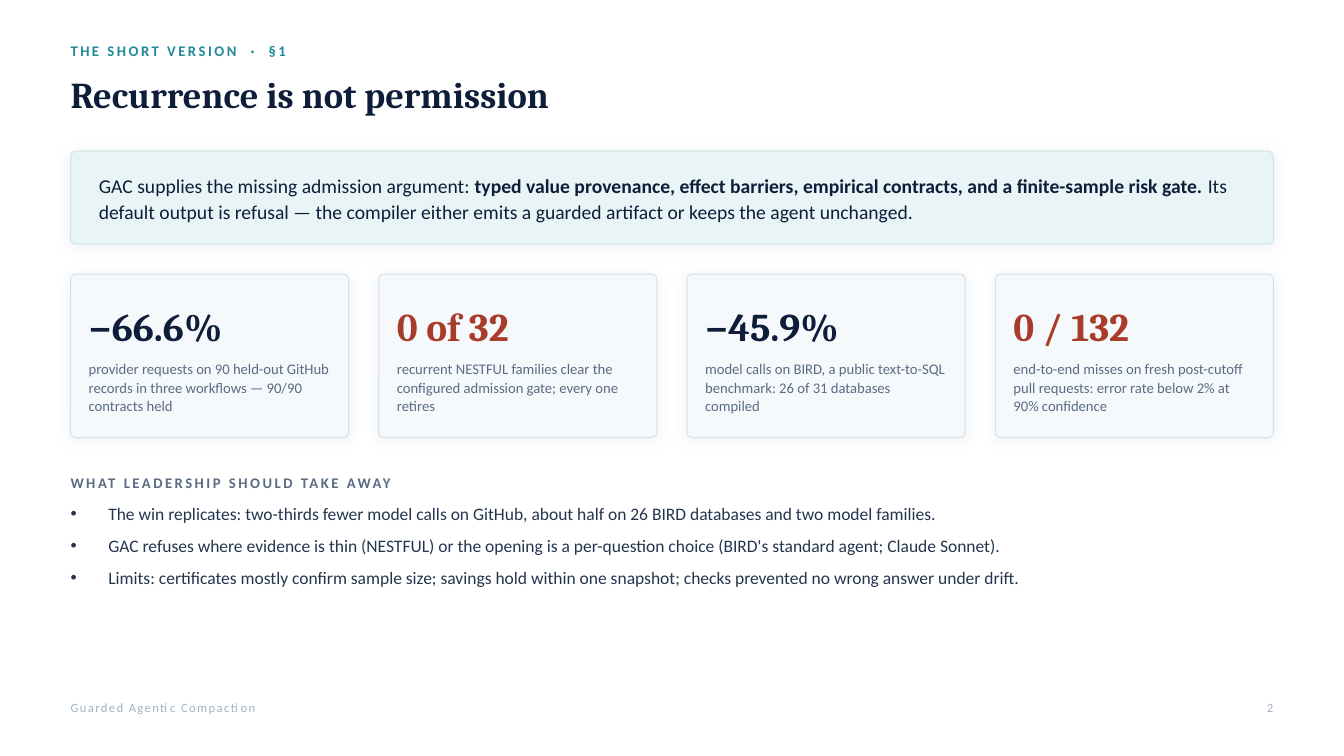
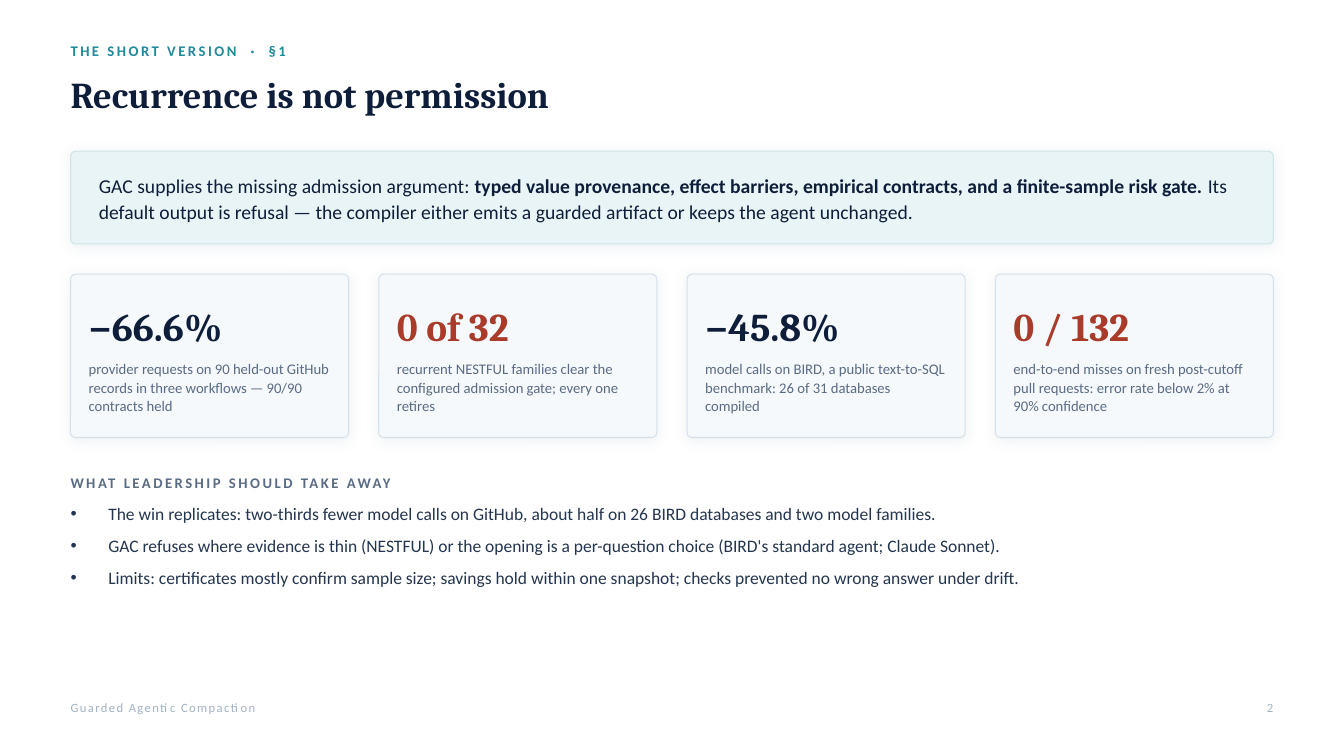
Before and after one commit to rrahimi-uci/guarded-agentic-compaction, a slide deck: slide 2 of paper/slides/compiling-recurrent-agent-workflows-into-guarded-programs-detailed.pptx. Drawn at 1344x756 pixels with LibreOffice and Linux fonts; fonts in the diff are those of the drawing. Boxes give left, top, right and bottom in pixels: in the first picture for what was removed or moved away, otherwise in the second. Text is boxed around its words. In the diff, an @@ line names an element or a change of style, - is before the commit and + after.

```diff
--- a/paper/slides/compiling-recurrent-agent-workflows-into-guarded-programs-detailed.pptx
+++ b/paper/slides/compiling-recurrent-agent-workflows-into-guarded-programs-detailed.pptx
@@ text at box(705, 314, 839, 342): text changed @@
-−45.9%
+−45.8%
```
Also in this commit, not shown: 3 other slides changed, 3 other files.
